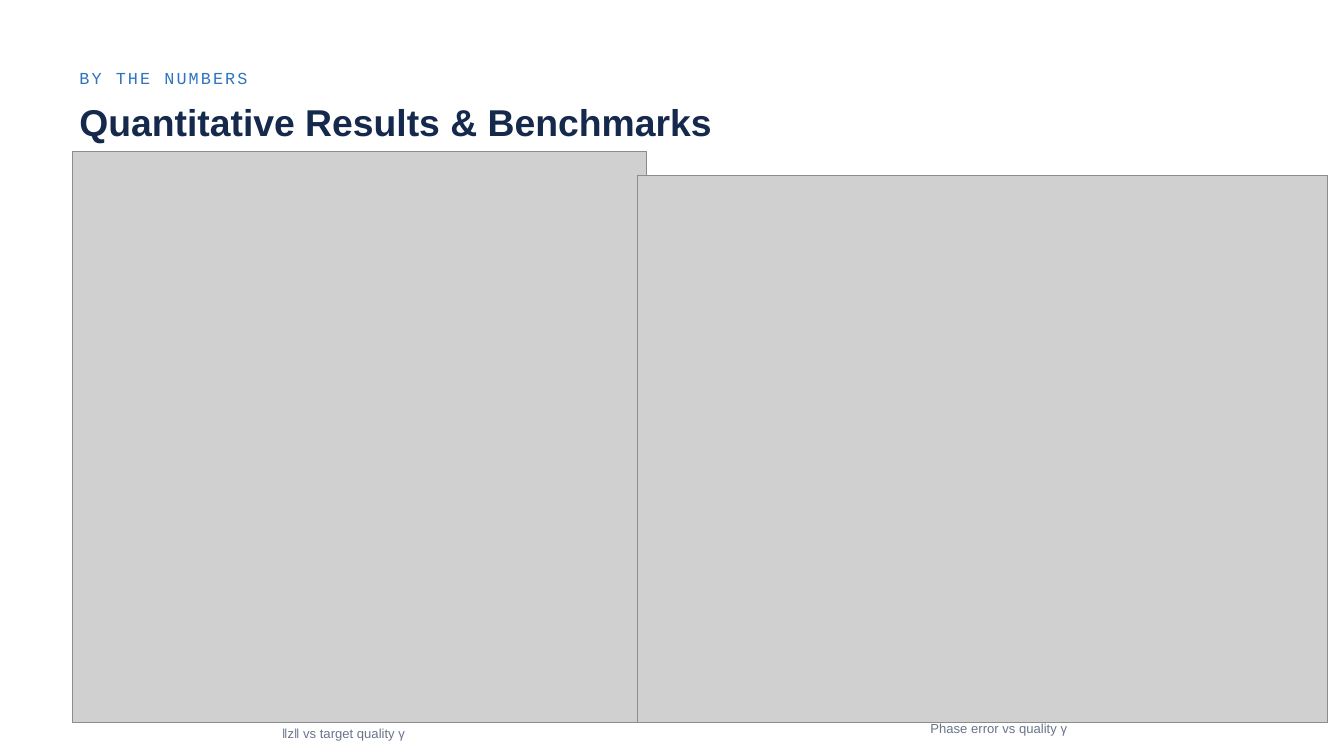
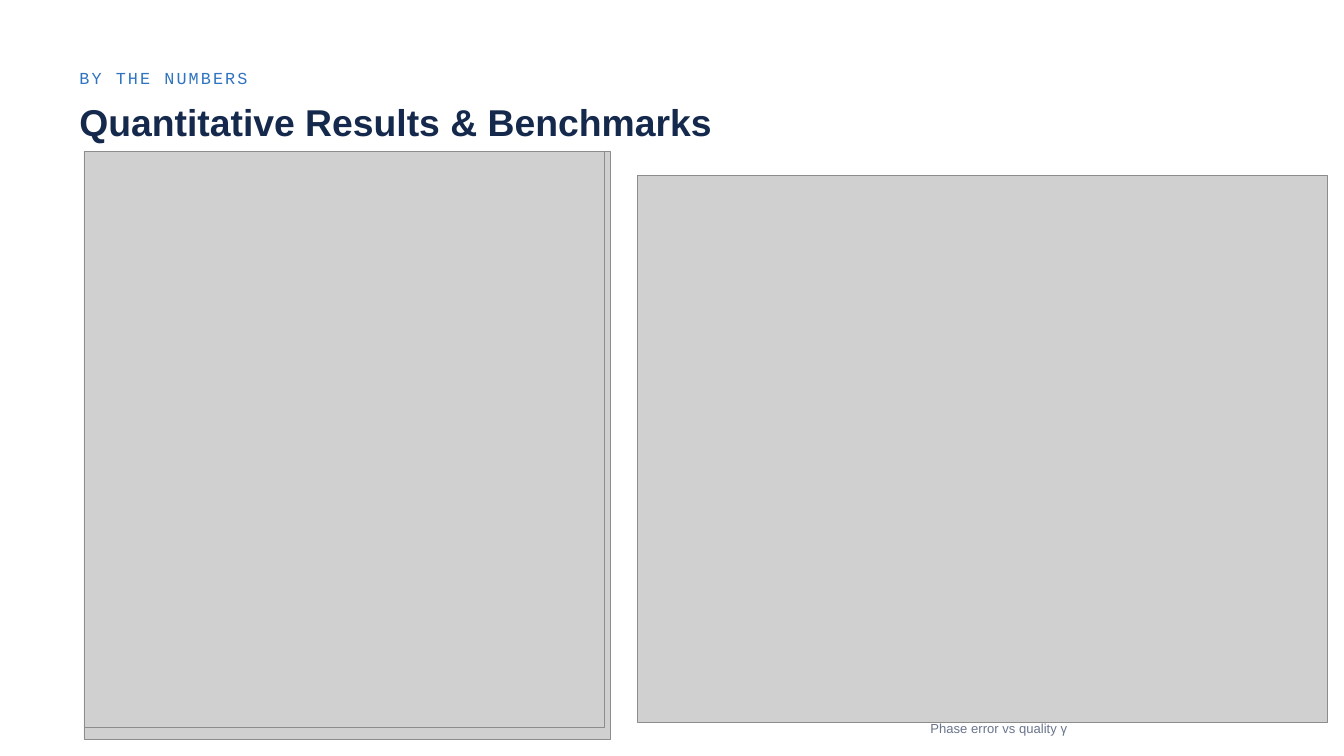
Before and after one commit to noah-ginzburg/RANController, a slide deck: slide 10 of RAN/RAN_Progress/Research_internship_presentation.odp (slide 11 before the commit). Drawn at 1344x756 pixels with LibreOffice and Linux fonts; fonts in the diff are those of the drawing; grey boxes stand for pictures. Boxes give left, top, right and bottom in pixels: in the first picture for what was removed or moved away, otherwise in the second. Text is boxed around its words. In the diff, an @@ line names an element or a change of style, - is before the commit and + after.

```diff
--- a/RAN/RAN_Progress/Research_internship_presentation.odp
+++ b/RAN/RAN_Progress/Research_internship_presentation.odp
@@ picture resized from (x1=73, y1=151, x2=646, y2=722) to (x1=84, y1=151, x2=605, y2=727) @@
@@ picture added at (x1=84, y1=151, x2=610, y2=739) @@
@@ text removed at (x1=282, y1=728, x2=405, y2=741) @@
-‖z‖ vs target quality γ
```
Also in this commit, not shown: 8 other slides changed, 1 slide added, 2 slides removed, 9 other files.
